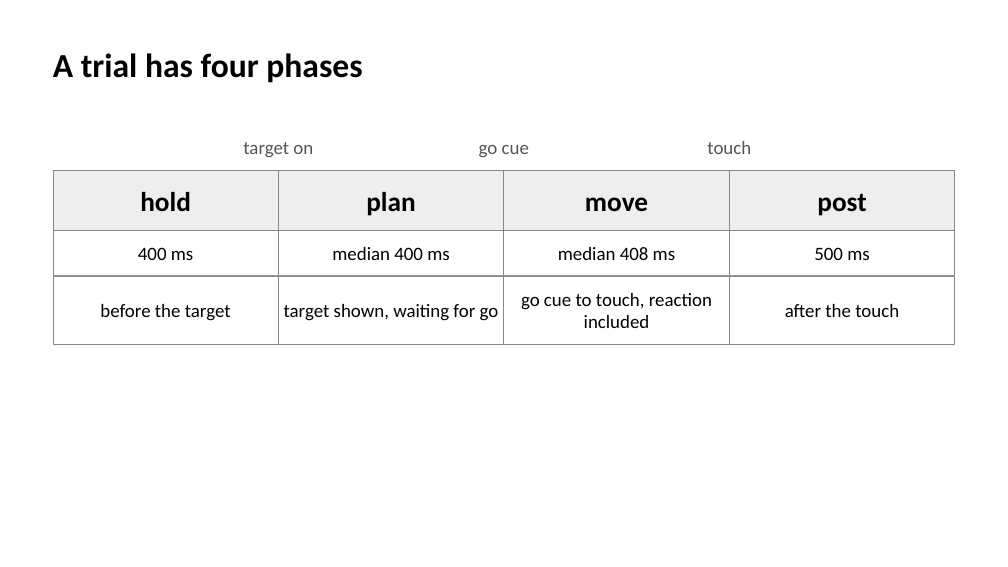
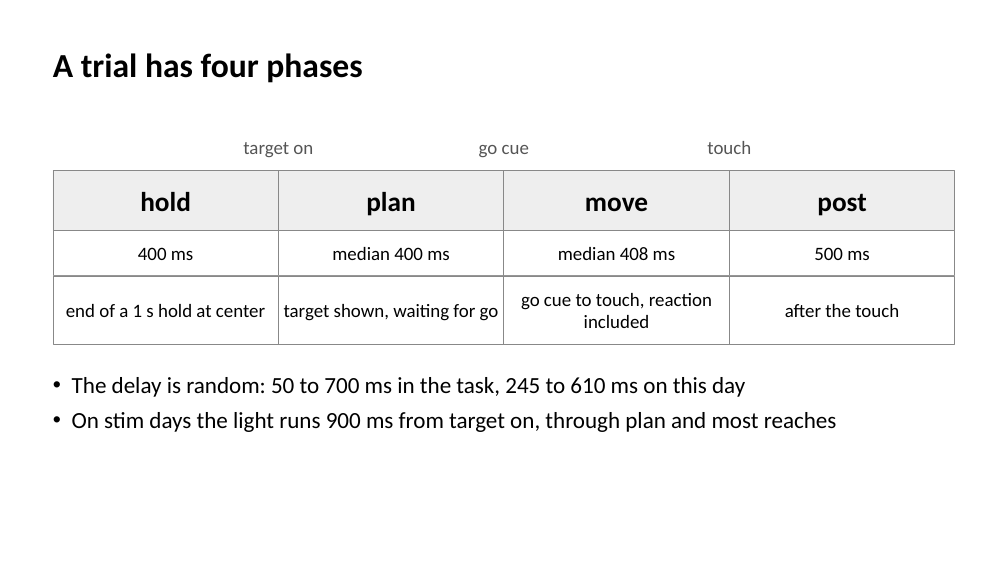
Before and after one commit to smartadi/tpgdar, a slide deck: slide 5 of TP-GDAR_IOS_Reach.pptx (slide 3 before the commit). Drawn at 1008x567 pixels with LibreOffice and Linux fonts; fonts in the diff are those of the drawing. Boxes give left, top, right and bottom in pixels: in the first picture for what was removed or moved away, otherwise in the second. Text is boxed around its words. In the diff, an @@ line names an element or a change of style, - is before the commit and + after.

```diff
--- a/TP-GDAR_IOS_Reach.pptx
+++ b/TP-GDAR_IOS_Reach.pptx
@@ text in rectangle at (66, 304, 265, 317): text changed @@
-before the target
+end of a 1 s hold at center
@@ text added at (72, 377, 837, 432), 22 pt, text #000000 @@
+• The delay is random: 50 to 700 ms in the task, 245 to 610 ms on this day
+• On stim days the light runs 900 ms from target on, through plan and most reaches
```
Also in this commit, not shown: 2 other slides changed, 2 slides added, 4 other files.
